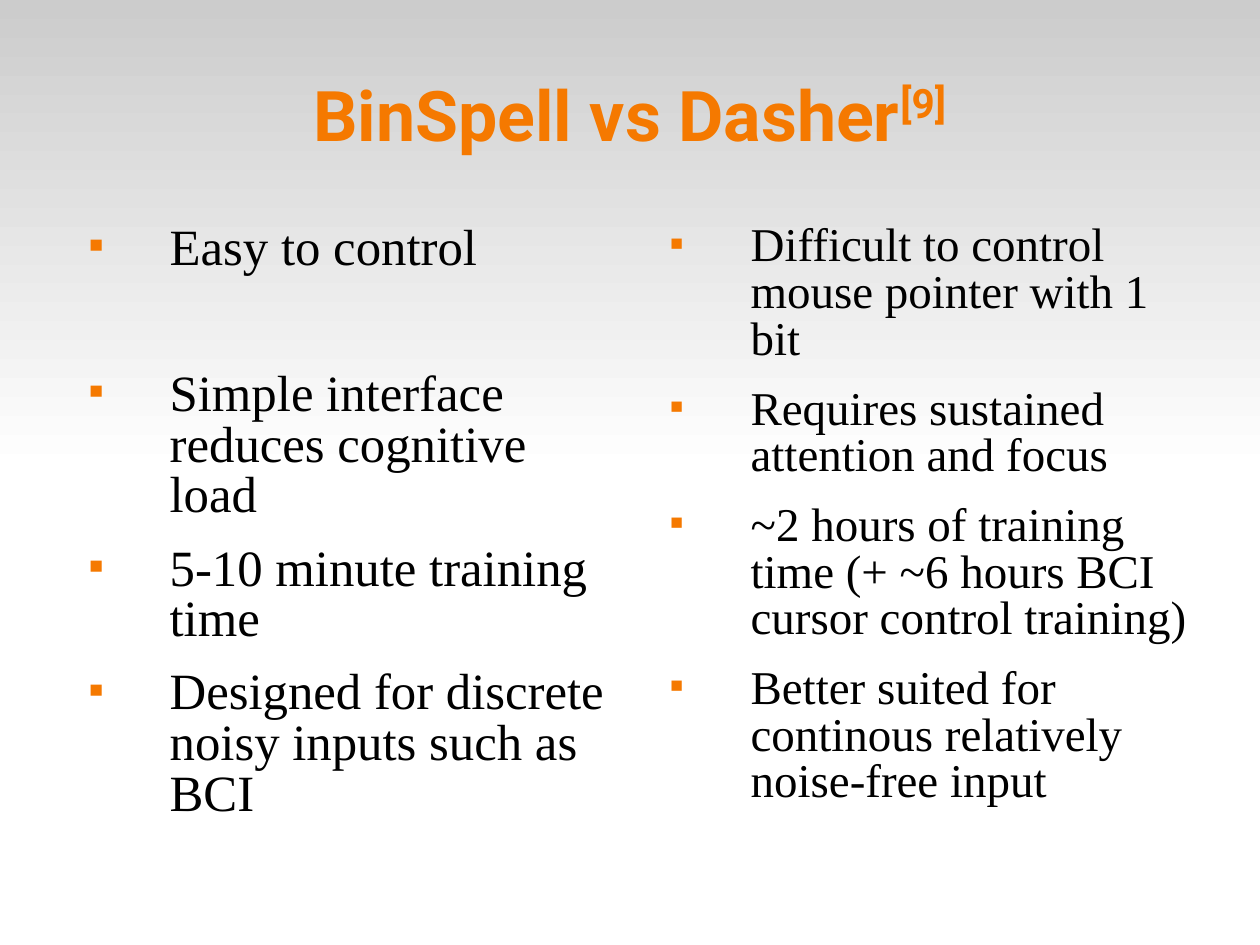
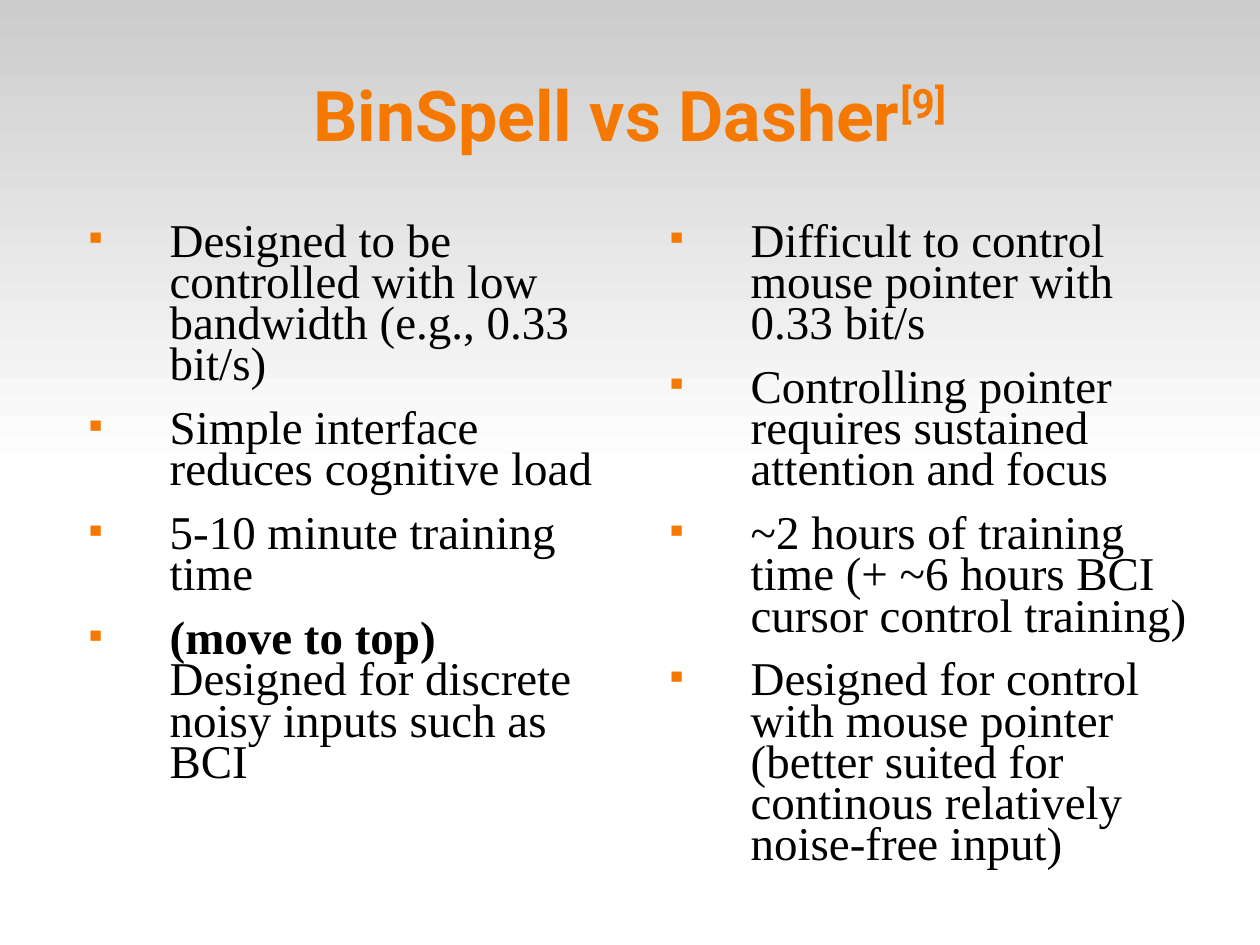
Before and after one commit to abdullah38rcc/BCI-Virtual-Keyboard, a slide deck: slide 15 of master's/docs/virtKey.ppt (slide 14 before the commit). Drawn at 1260x945 pixels with LibreOffice and Linux fonts; fonts in the diff are those of the drawing. Boxes give left, top, right and bottom in pixels: in the first picture for what was removed or moved away, otherwise in the second. Text is boxed around its words. In the diff, an @@ line names an element or a change of style, - is before the commit and + after.

```diff
--- a/master's/docs/virtKey.ppt
+++ b/master's/docs/virtKey.ppt
@@ text at (170, 224, 569, 390): text changed; size 32 to 29.6 pt @@
-■ Easy to control
+■ Designed to be controlled with low bandwidth (e.g., 0.33 bit/s)
@@ text at (751, 224, 1113, 486): text changed @@
-■ Difficult to control mouse pointer with 1 bit
-■ Requires sustained attention and focus
+■ Difficult to control mouse pointer with 0.33 bit/s
+■ Controlling pointer requires sustained attention and focus
@@ text at (170, 411, 592, 591): size 32 to 29.6 pt in "Simple interface reduces cognitive load", "5-10 minute training time"; line spacing 0.83 to 0.73 @@
@@ text at (751, 516, 1186, 641): line spacing 0.83 to 0.73 @@
@@ text at (170, 621, 571, 779): text changed; size 32 to 29.6 pt @@
-■ Designed for discrete noisy inputs such as BCI
+■ (move to top) Designed for discrete noisy inputs such as BCI
@@ text at (751, 662, 1139, 870): text changed @@
-■ Better suited for continous relatively noise-free input
+■ Designed for control with mouse pointer (better suited for continous relatively noise-free input)
```
Also in this commit, not shown: 6 other slides changed, 3 slides added.
